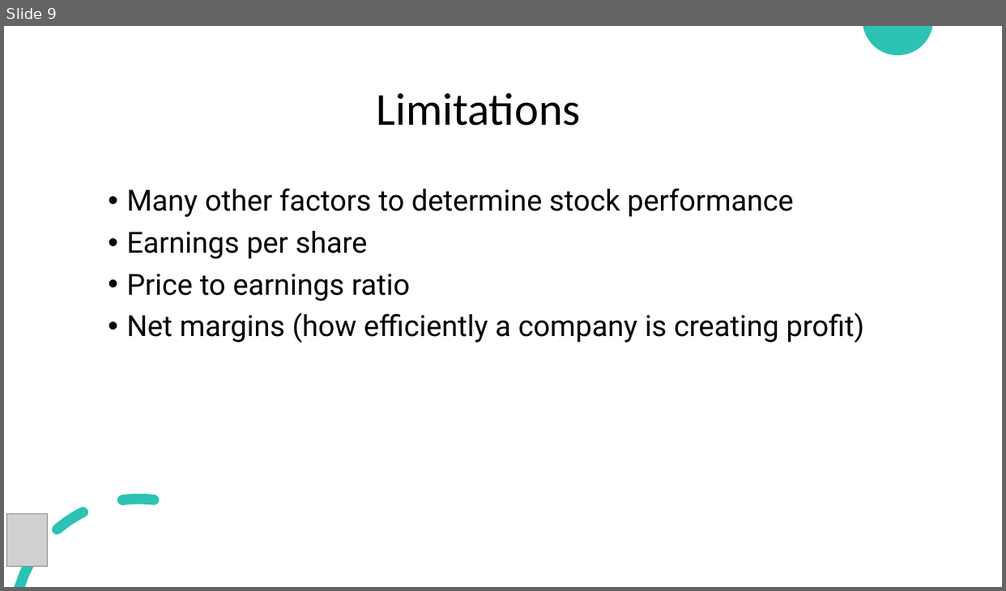
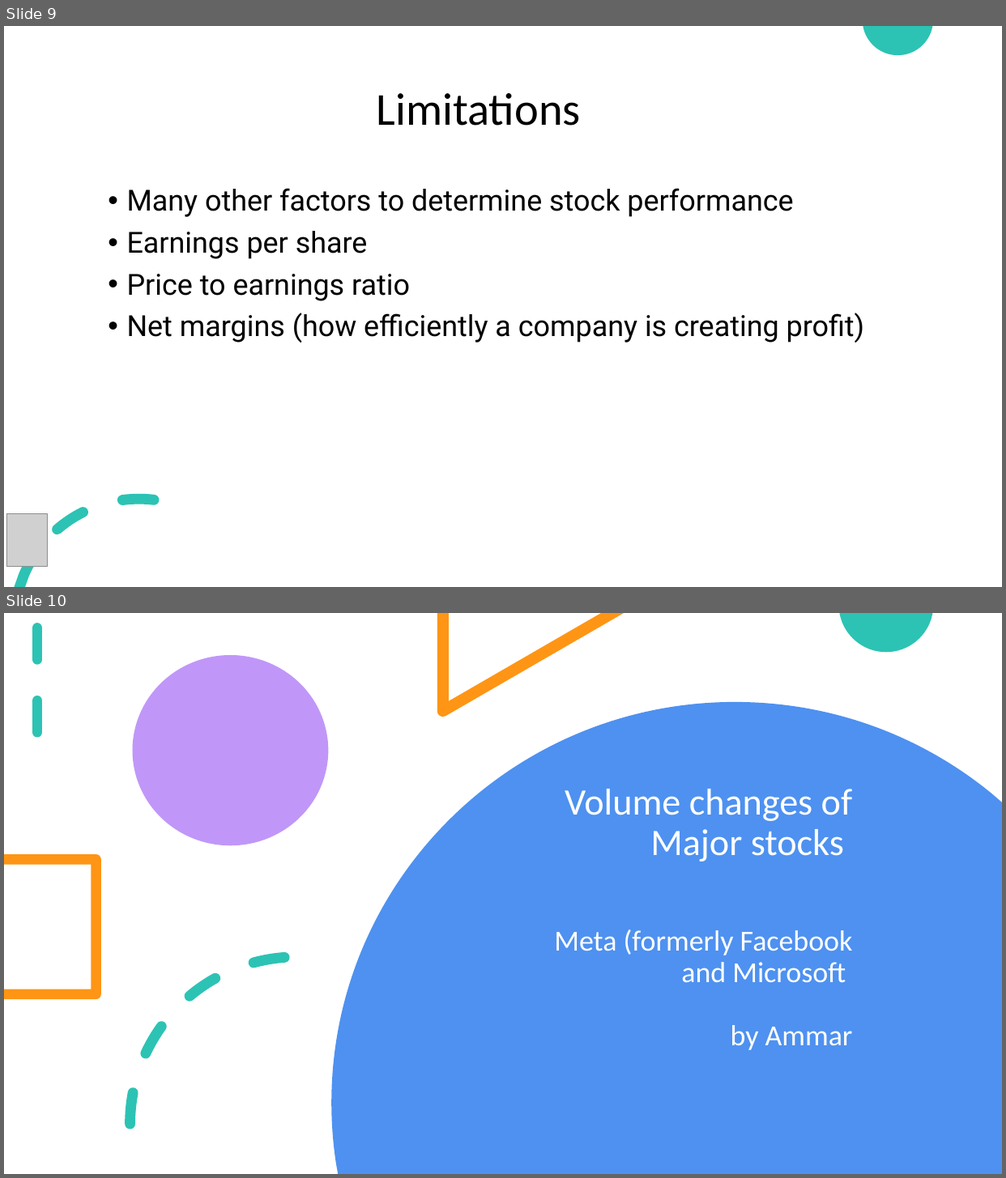
Before and after one commit to bill-leang/stock_price_visualization, a slide deck: slidedecks/Project3_Group1_Combined_SlideDeck.pptx. Shown one above the other, each under a label of ours: slide 9 before the commit, slides 9 and 10 after it. The pictures are 1006x591 and 1006x1178 pixels, drawn with LibreOffice and Linux fonts; fonts in the diff are those of the drawing; grey boxes stand for pictures. Boxes give left, top, right and bottom in pixels: in the first picture for what was removed or moved away, otherwise in the second. Text is boxed around its words. In the diff, an @@ line names an element or a change of style, - is before the commit and + after.

```diff
--- a/slidedecks/Project3_Group1_Combined_SlideDeck.pptx
+++ b/slidedecks/Project3_Group1_Combined_SlideDeck.pptx
@@ slide 10 added at (4,613,1002,1174), background #FFFFFF @@
@@ line added from (37, 628) to (37, 759), #2CC3B4 10 pt dashed @@
@@ freeform shape added at (437,613,624,717), fill #FF9514 @@
@@ freeform shape added at (839,613,932,652), fill #2CC3B4 @@
@@ ellipse added at (133,655,329,845), fill #C097F8 @@
@@ freeform shape added at (332,702,1002,1174), fill #4E91F0 @@
@@ title added at (554,789,853,1050), 28 pt, text #FFFFFF @@
+Volume changes of Major stocks
+Meta (formerly Facebook and Microsoft
+by Ammar
@@ freeform shape added at (4,855,101,1000), fill #FF9514 @@
@@ arc (boxed as its full ellipse) added at (130,957,464,1174), outline #2CC3B4 10 pt dashed @@
```
Also in this commit, not shown: 2 slides changed, 4 other slides added.
